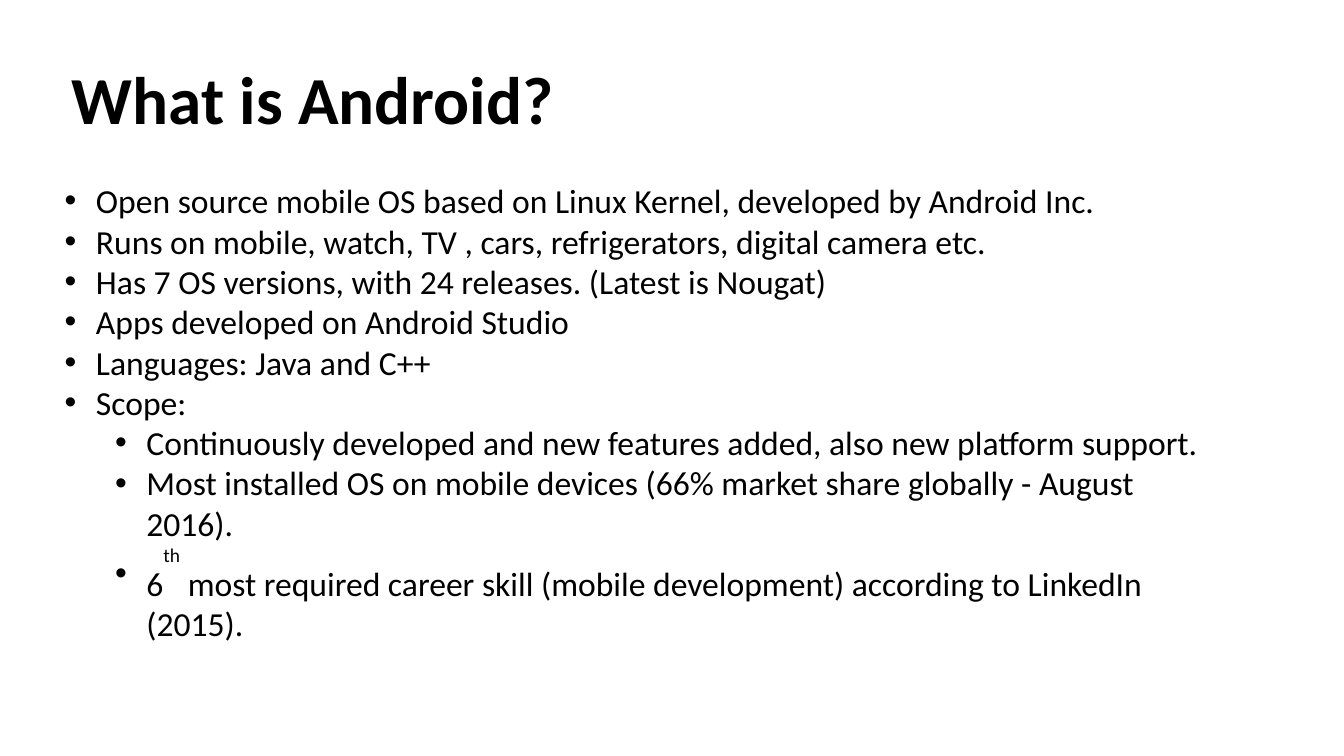
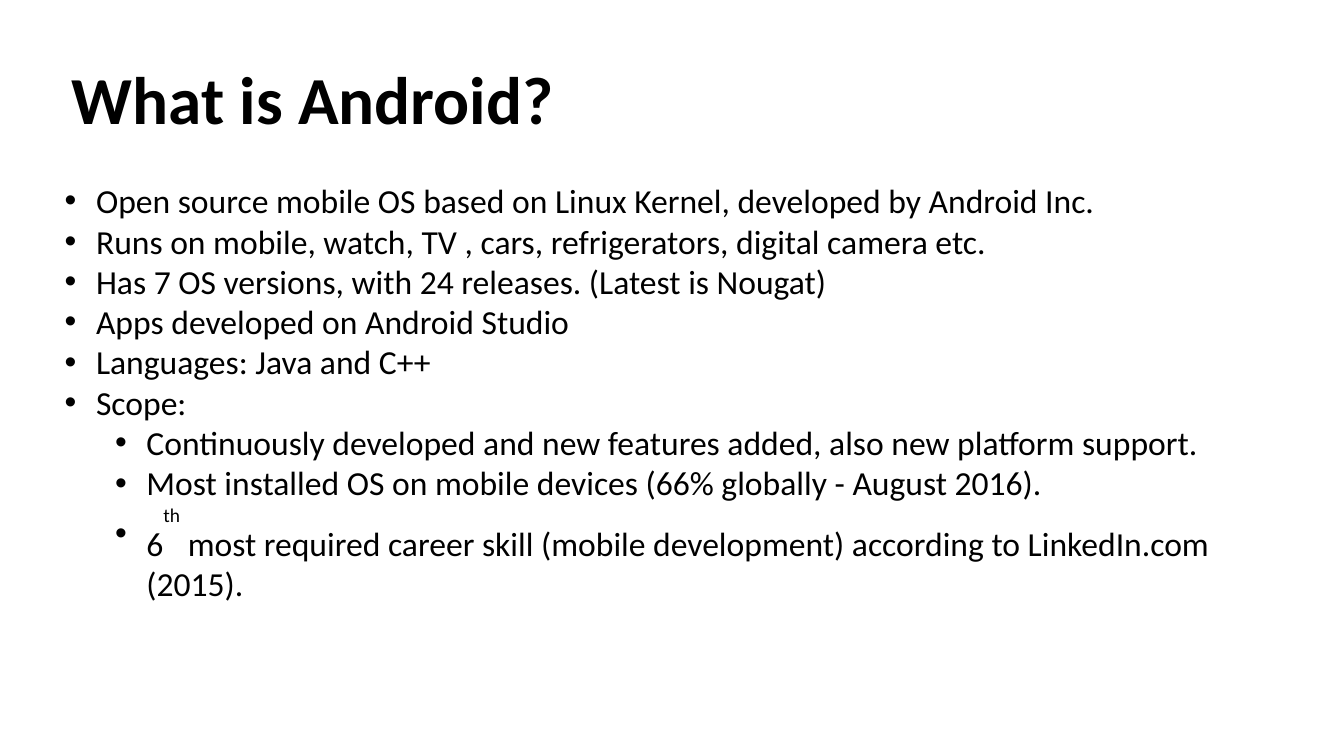
Before and after one commit to talhahasanzia/Android-Workshop, a slide deck: slide 2 of Presentation.pptx. Drawn at 1344x756 pixels with LibreOffice and Linux fonts; fonts in the diff are those of the drawing. Boxes give left, top, right and bottom in pixels: in the first picture for what was removed or moved away, otherwise in the second. Text is boxed around its words. In the diff, an @@ line names an element or a change of style, - is before the commit and + after.

```diff
--- a/Presentation.pptx
+++ b/Presentation.pptx
@@ text at (146, 470, 1209, 601): text changed @@
-  • Most installed OS on mobile devices (66% market share globally - August 2016).
-  • 6th most required career skill (mobile development) according to LinkedIn (2015).
+  • Most installed OS on mobile devices (66% globally - August 2016).
+  • 6th most required career skill (mobile development) according to LinkedIn.com (2015).
```
Also in this commit, not shown: 6 other slides changed, 1 slide removed, 1 other file.
